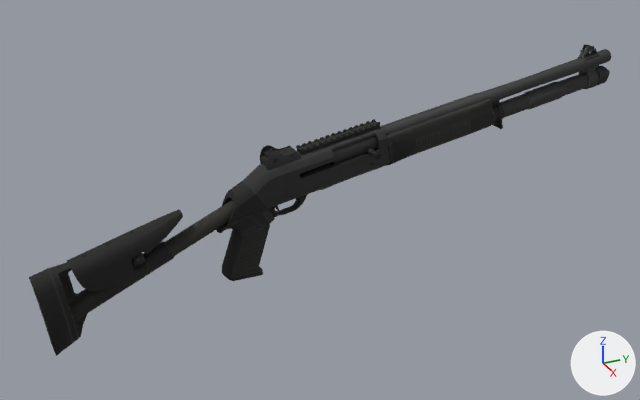
Two versions of the glTF model assets/models/weapons/p_xm1014.glb, one commit apart.
Both versions are drawn from a 50 mm camera at (1.404, -0.397, 0.749) aimed at (-0.02, 0.244, 0.037). Arrows for +X, +Y and +Z are at lower right; the lights stay in place. The older version comes first. Vertices at exactly the same position are counted once.

The scene before the commit, as lines of its bpy script (objects in view):
```python
me_p_xm1014 = bpy.data.meshes.new('p_xm1014')
me_p_xm1014.from_pydata(...)  # 1917 vertices, 3175 faces; spans x -0.064..0.06, y -0.308..0.939, z -0.139..0.269
# faces by material slot: [26, 3149]
me_p_xm1014.materials.append(mat_shell_shotgun)  # red #c45045
me_p_xm1014.materials.append(mat_shot_xm1014)  # picture img_shot_xm1014
ob_p_xm1014 = bpy.data.objects.new('p_xm1014', me_p_xm1014)
ob_p_xm1014.location = (0.0, 0.0, 0.0)
```
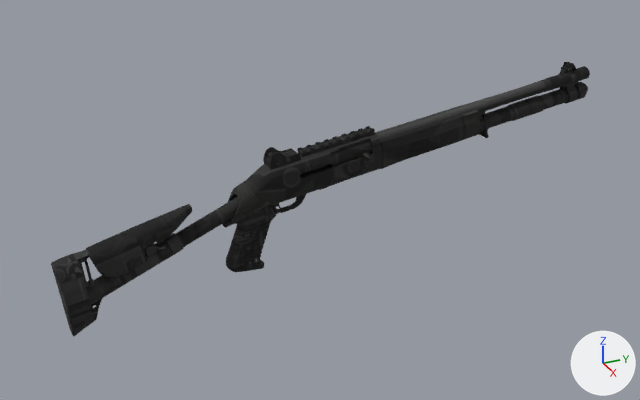
Patch to the scene script:
```diff
--- a/assets/models/weapons/p_xm1014.glb.py
+++ b/assets/models/weapons/p_xm1014.glb.py
@@ me_p_xm1014 @@
 # used by ob_p_xm1014; location = (0.0, 0.0, 0.0)
-me_p_xm1014.from_pydata(...)  # 1917 vertices, 3175 faces; spans x -0.064..0.06, y -0.308..0.939, z -0.139..0.269
-me_p_xm1014.materials.append(mat_shell_shotgun)  # red #c45045
+me_p_xm1014.from_pydata(...)  # 10249 vertices, 19496 faces; spans x -0.06..0.056, y -0.27..0.883, z -0.109..0.238
+# me_p_xm1014 part 1: the loose piece of 247 vertices spanning x -0.037..0.037, y 0.025..0.374, z -0.073..0.176 is rebuilt with 373 vertices and now spans x -0.034..0.032, y 0.092..0.361, z 0.066..0.165
+# me_p_xm1014 part 2: the loose piece of 134 vertices spanning x -0.001..0.06, y -0.308..-0.061, z -0.139..0.032 is rebuilt with 1099 vertices and now spans x 0.0..0.056, y -0.27..-0.042, z -0.109..0.047
+# me_p_xm1014 part 3: the loose piece of 114 vertices spanning x -0.002..0.055, y -0.243..-0.04, z -0.023..0.087 is rebuilt with 328 vertices and now spans x -0.003..0.051, y -0.21..-0.021, z -0.005..0.092
+# me_p_xm1014 part 4: the loose piece of 86 vertices spanning x -0.057..0.022, y 0.363..0.619, z 0.094..0.197 is rebuilt with 2724 vertices and now spans x -0.053..0.02, y 0.352..0.587, z 0.089..0.177
+# me_p_xm1014 part 5: the loose piece of 84 vertices spanning x -0.008..0.015, y 0.114..0.216, z 0.036..0.078 is rebuilt with 235 vertices and now spans x -0.007..0.014, y 0.12..0.214, z 0.041..0.078
+# me_p_xm1014 part 6: the loose piece of 41 vertices spanning x -0.028..0.02, y 0.249..0.349, z 0.114..0.17 is rebuilt with 132 vertices and now spans x -0.028..0.017, y 0.247..0.339, z 0.11..0.16
+# me_p_xm1014 part 7: the loose piece of 32 vertices spanning x -0.02..0.014, y 0.191..0.36, z 0.149..0.187 is rebuilt with 18 vertices and now spans x -0.02..0.011, y 0.193..0.349, z 0.144..0.171
+# me_p_xm1014 part 8: the loose piece of 24 vertices spanning x -0.061..-0.011, y 0.638..0.919, z 0.141..0.214 is rebuilt with 120 vertices and now spans x -0.057..-0.01, y 0.605..0.864, z 0.125..0.186
+# me_p_xm1014 part 9: the loose piece of 20 vertices spanning x -0.008..0.034, y -0.074..0.106, z 0.002..0.099 is rebuilt with 167 vertices and now spans x -0.008..0.032, y -0.054..0.113, z 0.015..0.1
+# me_p_xm1014 part 10: 58 loose pieces with 679 vertices, spanning x -0.064..0.036, y -0.223..0.939, z 0.016..0.269, are deleted
+# me_p_xm1014 part 11: 6 vertices moved within x -0.033..0.01, y 0.133..0.82, z 0.066..0.237; 436 vertices removed from x -0.063..0.05, y -0.18..0.933, z -0.005..0.254; 5005 vertices added at x -0.06..0.046, y -0.191..0.883, z -0.059..0.238
+# other edits to the shape of me_p_xm1014 do not show in these pictures
 me_p_xm1014.materials.append(mat_shot_xm1014)
```

Boxes [x1, y1, x2, y2] around the edits, measured in the pictures (640 x 400 px):
'p_xm1014', reshaped (7% narrower, 12% shorter): before [29, 44, 611, 356]; after [51, 62, 590, 336]
part 1 of me_p_xm1014, rebuilt (22% narrower, 53% shorter): before [216, 126, 390, 281]; after [248, 133, 383, 206]
part 2 of me_p_xm1014, rebuilt (8% narrower, 10% shorter): before [29, 241, 174, 356]; after [51, 233, 184, 336]
part 3 of me_p_xm1014, rebuilt (9% narrower, 11% shorter): before [67, 209, 183, 291]; after [86, 204, 192, 277]
part 4 of me_p_xm1014, rebuilt (12% narrower, 10% shorter): before [382, 93, 494, 165]; after [381, 104, 480, 169]
part 5 of me_p_xm1014, rebuilt (10% narrower, 14% shorter): before [270, 194, 308, 215]; after [272, 195, 306, 213]
part 6 of me_p_xm1014, rebuilt (6% narrower, 6% shorter): before [328, 135, 377, 165]; after [326, 140, 372, 168]
part 7 of me_p_xm1014, rebuilt (7% narrower, 19% shorter): before [296, 119, 380, 155]; after [297, 128, 375, 157]
part 8 of me_p_xm1014, rebuilt (12% shorter): before [500, 70, 600, 118]; after [485, 86, 579, 128]
part 9 of me_p_xm1014, rebuilt (11% shorter): before [165, 200, 233, 256]; after [175, 197, 239, 247]
part 10 of me_p_xm1014, deleted: before [80, 44, 610, 258]
part 11 of me_p_xm1014, cut back: before [105, 49, 611, 246]; after [98, 62, 590, 272]
